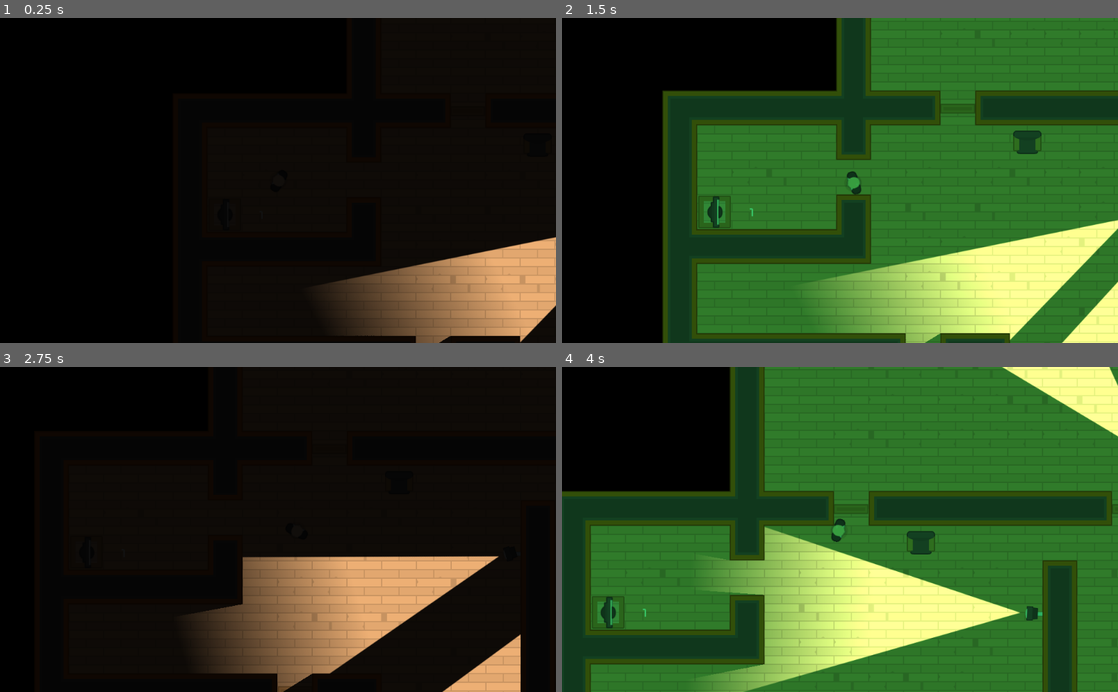
Above: before the commit, frames 1-4 (two rows, left to right).
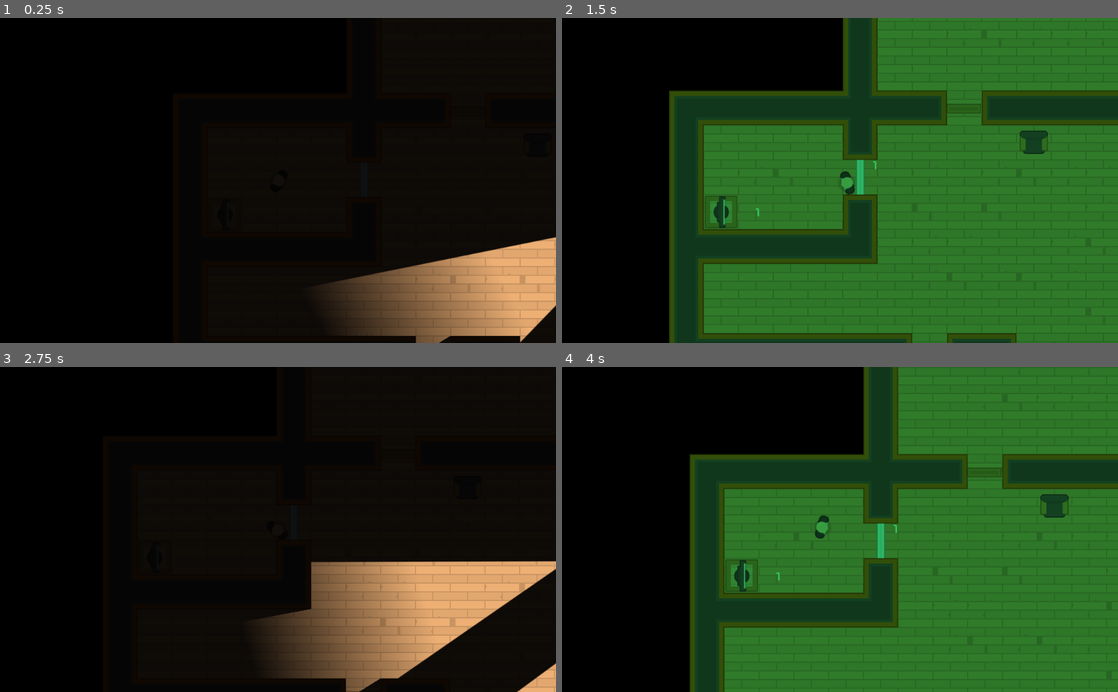
Above: after the commit, the same moments.

Repository: kleimaj/top-down-sneaky
Game: Godot game, scene res://Levels/Level1.tscn
Same seed, same stepped clock (60 frames per second), same inputs: the game is played once before the commit and once after it.
Inputs (mouse positions are in pixels of both pictures, inside the frame that each line leads up to):
- Up to frame 1 (0.25 s): no input
- Up to frame 2 (1.5 s): tap Enter at 0.5 s; move the mouse to (1029, 112) at 0.52 s; hold D (move_right) 0.53-1.28 s; tap Space (fire) at 0.6, 1.35 s; click (1029, 112) at 0.67 s; move the mouse to (756, 216) at 1.27 s; hold S (move_down) from 1.28 s (still down); click (756, 216) at 1.42 s
- Up to frame 3 (2.75 s): move the mouse to (333, 458) at 2.02 s; release S (move_down) at 2.03 s; hold D (move_right) from 2.03 s (still down); tap Space (fire) at 2.1 s
- Up to frame 4 (4 s): move the mouse to (856, 691) at 2.77 s; release D (move_right) at 2.78 s; hold W (move_up) 2.78-3.53 s; tap Space (fire) at 2.85, 3.6 s; click (856, 691) at 2.92 s; move the mouse to (1006, 578) at 3.52 s; hold A (move_left) from 3.53 s (still down)

The runs differ from the first frame. In frame 2, 18% of the frame differs, in the area x 18-100%, y 0-100%; in frame 3, 18%; in frame 4, 59%, in the area x 0-100%, y 0-100%.
Error in both runs: Invalid get index '0' (on base: 'PoolVector2Array'). (res://Characters/NPCs/Guard.gd:22)

Commit message:
adds Group signals to Lights and Labels

Diff:
--- a/Computer/Computer.tscn
+++ b/Computer/Computer.tscn
@@ -35,7 +35,10 @@
 enabled = false
 texture = ExtResource( 4 )
 
-[node name="Label" type="Label" parent="."]
+[node name="Label" type="Label" parent="." groups=[
+"Labels",
+]]
+visible = false
 margin_left = 29.6258
 margin_top = -13.3635
 margin_right = 109.626
--- a/Doors/LockedDoor.tscn
+++ b/Doors/LockedDoor.tscn
@@ -16,7 +16,10 @@
 
 [node name="Numpad" parent="CanvasLayer" index="0" instance=ExtResource( 2 )]
 
-[node name="Label" type="Label" parent="." index="5"]
+[node name="Label" type="Label" parent="." index="5" groups=[
+"Labels",
+]]
+visible = false
 margin_left = -36.2645
 margin_top = 10.715
 margin_right = 43.7355
--- a/Interface/VisionMode.gd
+++ b/Interface/VisionMode.gd
@@ -19,6 +19,8 @@
 	color = DARK
 	$AudioStreamPlayer.stream = load("res://SFX/nightvision_off.wav")
 	$AudioStreamPlayer.play()
+	get_tree().call_group("Labels", "hide")
+	get_tree().call_group("Lights", "show")
 	enabled = false
 	$Timer.start()
 
@@ -26,6 +28,8 @@
 	color = NIGHT_VISION
 	$AudioStreamPlayer.stream = load("res://SFX/nightvision.wav")
 	$AudioStreamPlayer.play()
+	get_tree().call_group("Labels", "show")
+	get_tree().call_group("Lights", "hide")
 	enabled = false
 	$Timer.start()
 
--- a/Levels/Level1.tscn
+++ b/Levels/Level1.tscn
@@ -86,7 +86,7 @@
 rotation = 1.5708
 
 [node name="LockedDoor" parent="LockedDoors" index="0" instance=ExtResource( 5 )]
-position = Vector2( 1054.59, 351.962 )
+position = Vector2( 224.587, -32.038 )
 rotation = 1.5708
 
 [node name="Computer" parent="Computers" index="0" instance=ExtResource( 6 )]
--- a/Lightmaps/Torch.tscn
+++ b/Lightmaps/Torch.tscn
@@ -2,7 +2,9 @@
 
 [ext_resource path="res://Lightmaps/torchmap.png" type="Texture" id=1]
 
-[node name="Torch" type="Light2D"]
+[node name="Torch" type="Light2D" groups=[
+"Lights",
+]]
 texture = ExtResource( 1 )
 offset = Vector2( 320, 0 )
 shadow_enabled = true
